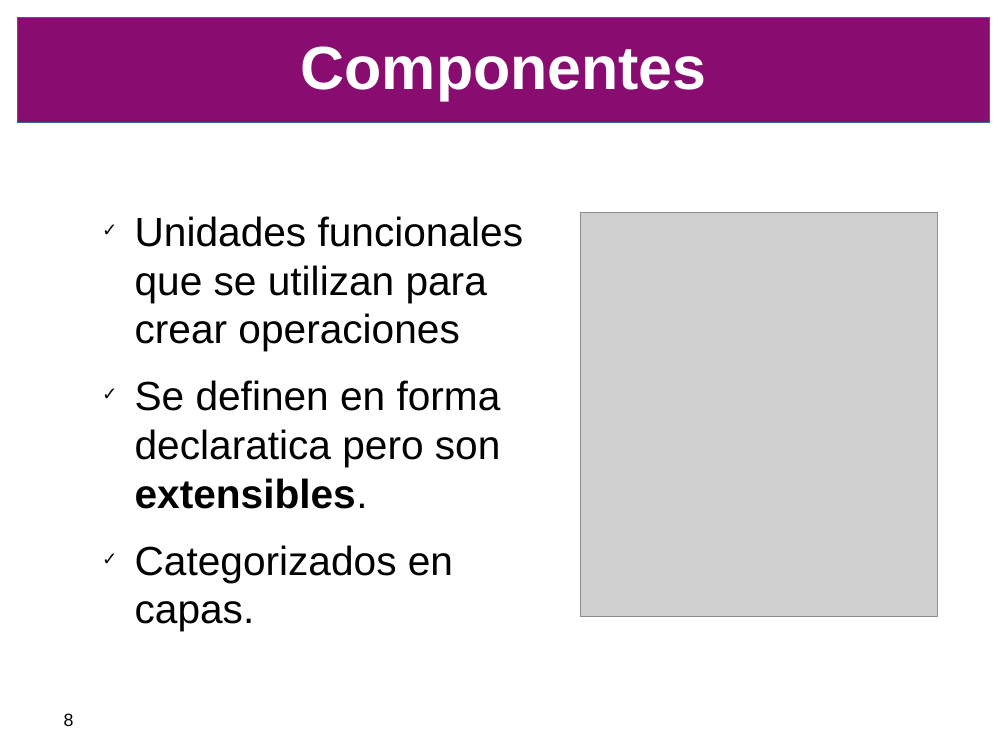
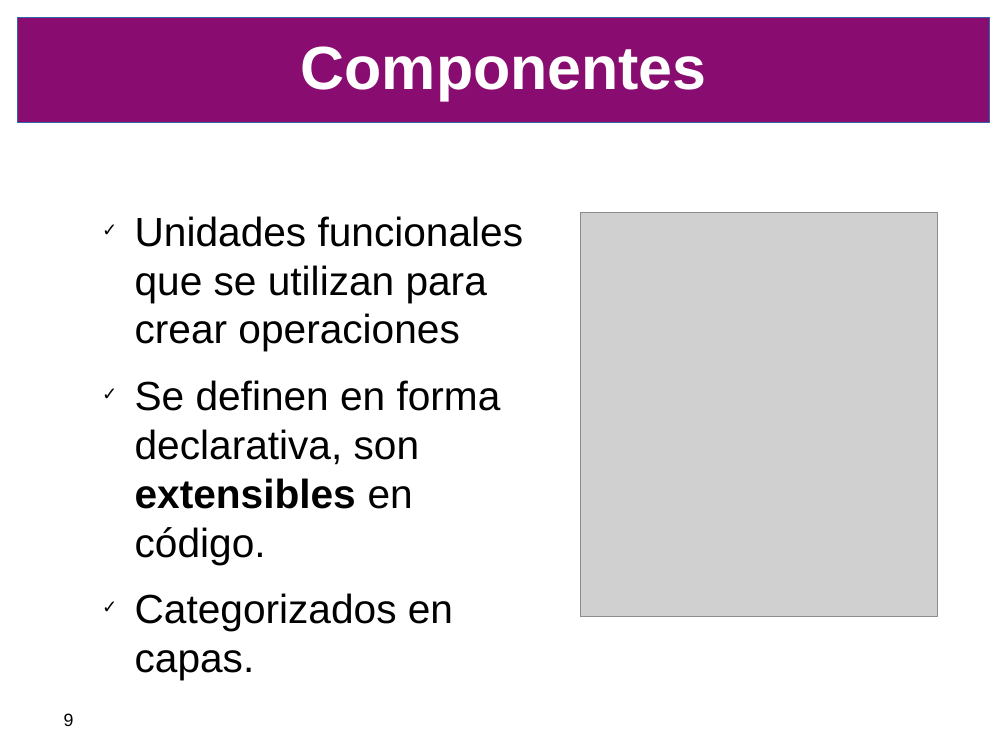
Before and after one commit to SIU-Toba/framework, a slide deck: slide 9 of doc/presentacion/CafeConf2006.odp (slide 8 before the commit). Drawn at 1008x756 pixels with LibreOffice and Linux fonts; fonts in the diff are those of the drawing; grey boxes stand for pictures; background and template pictures are left out. Boxes give left, top, right and bottom in pixels: in the first picture for what was removed or moved away, otherwise in the second. Text is boxed around its words. In the diff, an @@ line names an element or a change of style, - is before the commit and + after.

```diff
--- a/doc/presentacion/CafeConf2006.odp
+++ b/doc/presentacion/CafeConf2006.odp
@@ text at bbox=[135, 380, 501, 564]: text changed @@
-✓ Se definen en forma declaratica pero son extensibles.
+✓ Se definen en forma declarativa, son extensibles en código.
@@ page number at bbox=[64, 713, 74, 726]: text changed @@
-8
+9
```
Also in this commit, not shown: 8 other slides changed, 1 slide added.
